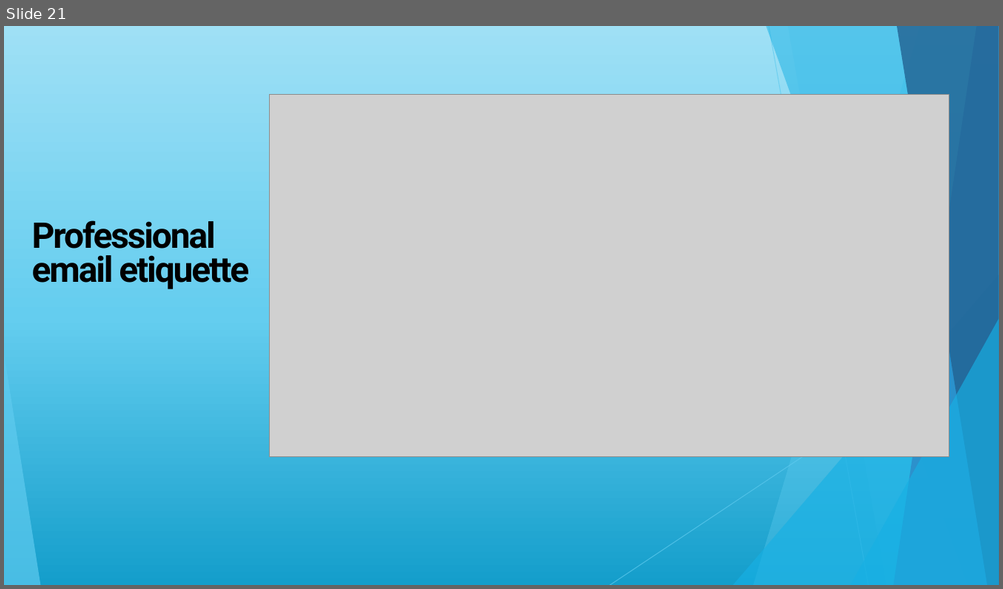
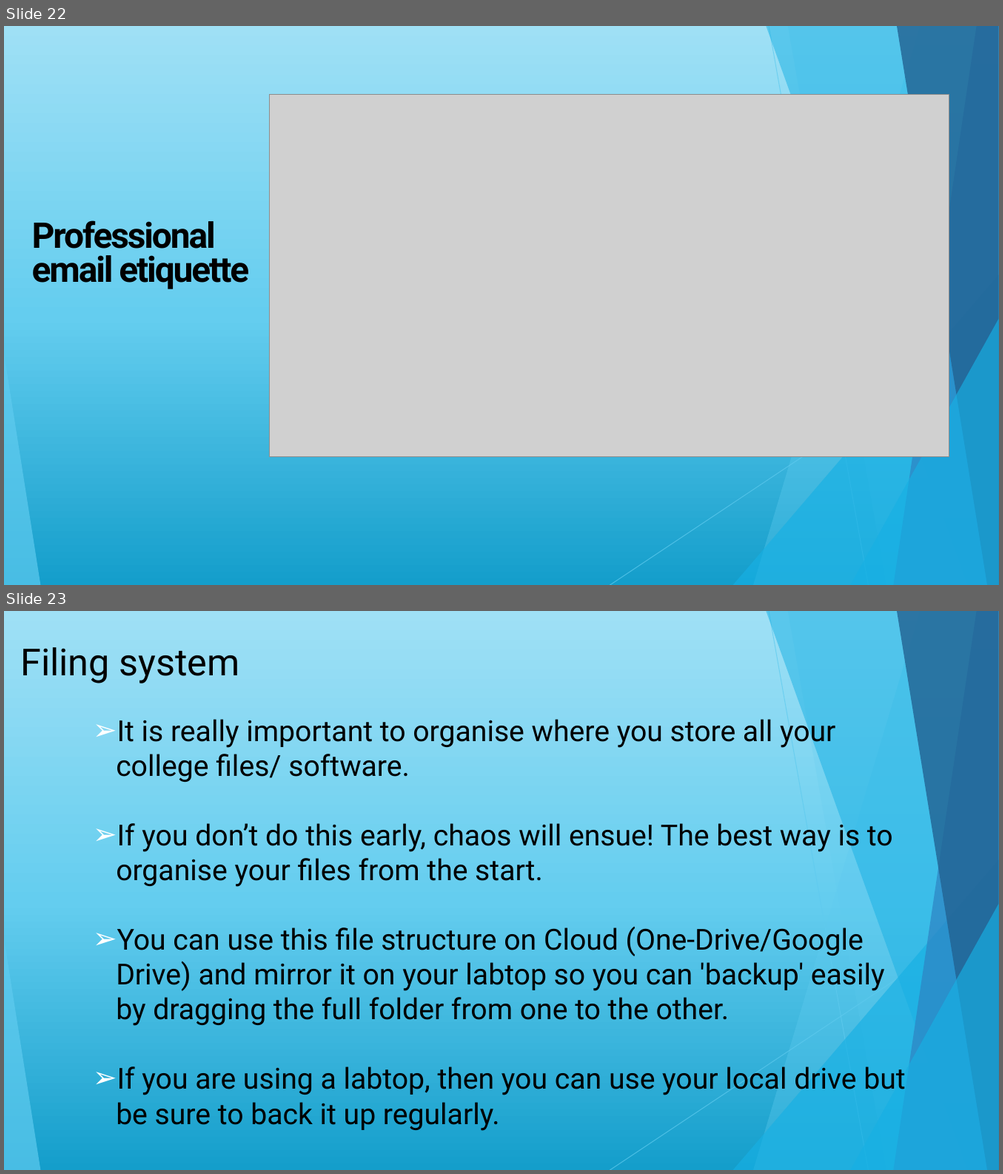
Before and after one commit to maireadmeagher/ICT-25, a slide deck: topic01-introduction-to-ICT/unit-1/talk-1/a-intro.pptx. Shown one above the other, each under a label of ours: slide 21 before the commit, slides 22 and 23 after it. The pictures are 1003x589 and 1003x1174 pixels, drawn with LibreOffice and Linux fonts; fonts in the diff are those of the drawing; grey boxes stand for pictures. Boxes give left, top, right and bottom in pixels: in the first picture for what was removed or moved away, otherwise in the second. Text is boxed around its words. In the diff, an @@ line names an element or a change of style, - is before the commit and + after.

Commit message:
finish presentation

```diff
--- a/topic01-introduction-to-ICT/unit-1/talk-1/a-intro.pptx
+++ b/topic01-introduction-to-ICT/unit-1/talk-1/a-intro.pptx
@@ slide 23 added at bbox=[4, 611, 999, 1170], background gradient #149ECB to #64CDEF to #9FE0F5; not listed: 10 template elements that a slide beside it also shows @@
@@ title added at bbox=[20, 647, 239, 684], 36 pt, text #000000 @@
+Filing system
@@ text added at bbox=[116, 715, 905, 1131], 28 pt, text #000000 @@
+➢ It is really important to organise where you store all your college files/ software.
+➢ If you don’t do this early, chaos will ensue! The best way is to organise your files from the start.
+➢ You can use this file structure on Cloud (One-Drive/Google Drive) and mirror it on your labtop so you can 'backup' easily by dragging the full folder from one to the other.
+➢ If you are using a labtop, then you can use your local drive but be sure to back it up regularly.
@@ what was slide 21 is now slide 22 @@
```
Also in this commit, not shown: 5 other slides added, 7 other files.
